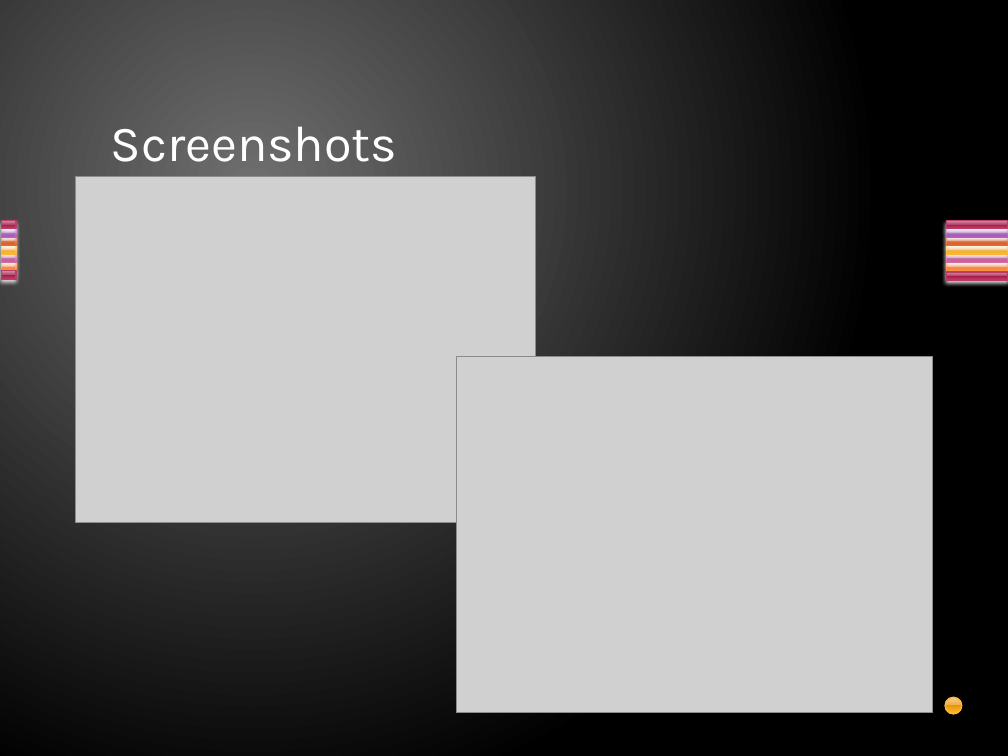
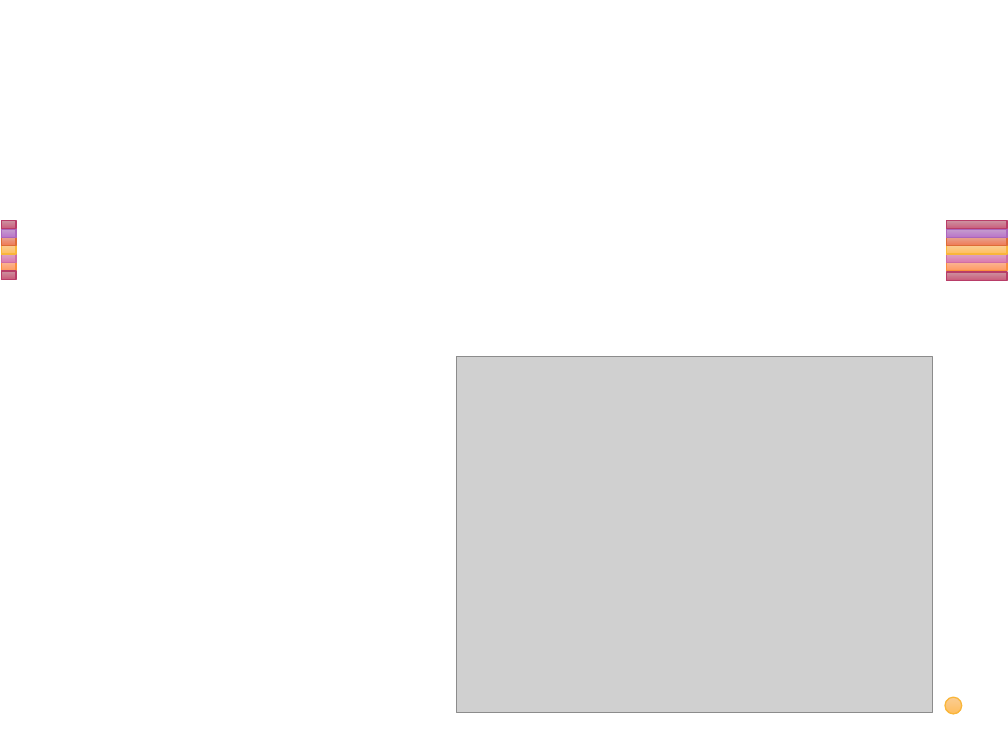
Before and after one commit to josenavas/ale-vj-qt2011, a slide deck: slide 7 of game/docs/Scape.pptx. Drawn at 1008x756 pixels with LibreOffice and Linux fonts; fonts in the diff are those of the drawing; grey boxes stand for pictures. Boxes give left, top, right and bottom in pixels: in the first picture for what was removed or moved away, otherwise in the second. Text is boxed around its words. In the diff, an @@ line names an element or a change of style, - is before the commit and + after.

```diff
--- a/game/docs/Scape.pptx
+++ b/game/docs/Scape.pptx
@@ background gradient #707070 to #000000 to #FFFFFF @@
@@ title removed at (111, 126, 398, 162) @@
-Screenshots
@@ picture removed at (76, 176, 536, 522) @@
@@ rectangle at (1, 237, 16, 245): fill gradient #E7A493 to #D66B42 to #CC4809 to #E9642C to #F07B55 to gradient #E7A492 to #EF7A55; outline #DE6C36 0.9 pt to #DE6C36 0.91 pt; shadow off @@
@@ rectangle at (1, 229, 16, 237): fill gradient #C6A2D0 to #A666B4 to #8F3EA1 to #AD5DBF to #BA76CA to gradient #C6A1CF to #BA76C9; outline #AC66BB 0.9 pt to #AC66BB 0.91 pt; shadow off @@
@@ rectangle at (947, 237, 1007, 245): fill gradient #E7A493 to #D66B42 to #CC4809 to #E9642C to #F07B55 to gradient #E7A492 to #EF7A55; outline #DE6C36 0.9 pt to #DE6C36 0.91 pt; shadow off @@
@@ rectangle at (947, 229, 1007, 237): fill gradient #C6A2D0 to #A666B4 to #8F3EA1 to #AD5DBF to #BA76CA to gradient #C6A1CF to #BA76C9; outline #AC66BB 0.9 pt to #AC66BB 0.91 pt; shadow off @@
@@ rectangle at (1, 262, 16, 270): fill gradient #FBB494 to #F08745 to #E5670B to #FF8736 to #FF9961 to gradient #FBB494 to #FF9960; outline #FA8D3D 0.9 pt to #FA8D3D 0.91 pt; shadow off @@
@@ rectangle at (1, 254, 16, 262): fill gradient #DDA4C1 to #C66B9D to #B34181 to #D361A0 to #DC79AE to gradient #DCA4C1 to #DC79AE; outline #CF6DA4 0.9 pt to #CF6DA4 0.91 pt; shadow off @@
@@ rectangle at (1, 246, 16, 254): fill gradient #FBCC93 to #EFAE43 to #E59807 to #FFB432 to #FFBE5F to gradient #FACC93 to #FFBE5E; outline #F9B639 0.9 pt to #F9B639 0.91 pt; shadow off @@
@@ rectangle at (947, 262, 1007, 270): fill gradient #FBB494 to #F08745 to #E5670B to #FF8736 to #FF9961 to gradient #FBB494 to #FF9960; outline #FA8D3D 0.9 pt to #FA8D3D 0.91 pt; shadow off @@
@@ rectangle at (947, 254, 1007, 262): fill gradient #DDA4C1 to #C66B9D to #B34181 to #D361A0 to #DC79AE to gradient #DCA4C1 to #DC79AE; outline #CF6DA4 0.9 pt to #CF6DA4 0.91 pt; shadow off @@
@@ rectangle at (947, 246, 1007, 254): fill gradient #FBCC93 to #EFAE43 to #E59807 to #FFB432 to #FFBE5F to gradient #FACC93 to #FFBE5E; outline #F9B639 0.9 pt to #F9B639 0.91 pt; shadow off @@
@@ fill gradient #CE94A2 to #B34869 to #A61749 to #C13764 to #CA5D7C to gradient #CD94A2 to #CA5C7B; outline #B83D68 0.9 pt to #B83D68 0.91 pt; shadow off in 4 elements at (1, 221, 16, 229), (1, 271, 16, 279), (947, 221, 1007, 229), (947, 272, 1007, 280) @@
@@ ellipse at (946, 698, 963, 715): fill gradient #FBCC93 to #EFAE43 to #E59807 to #FFB432 to #FFBE5F to gradient #FACC93 to #FFBE5E; outline #F9B639 0.9 pt to #F9B639 0.91 pt @@
```
Also in this commit, not shown: 6 other slides changed, 1 slide added, 1 slide removed.
